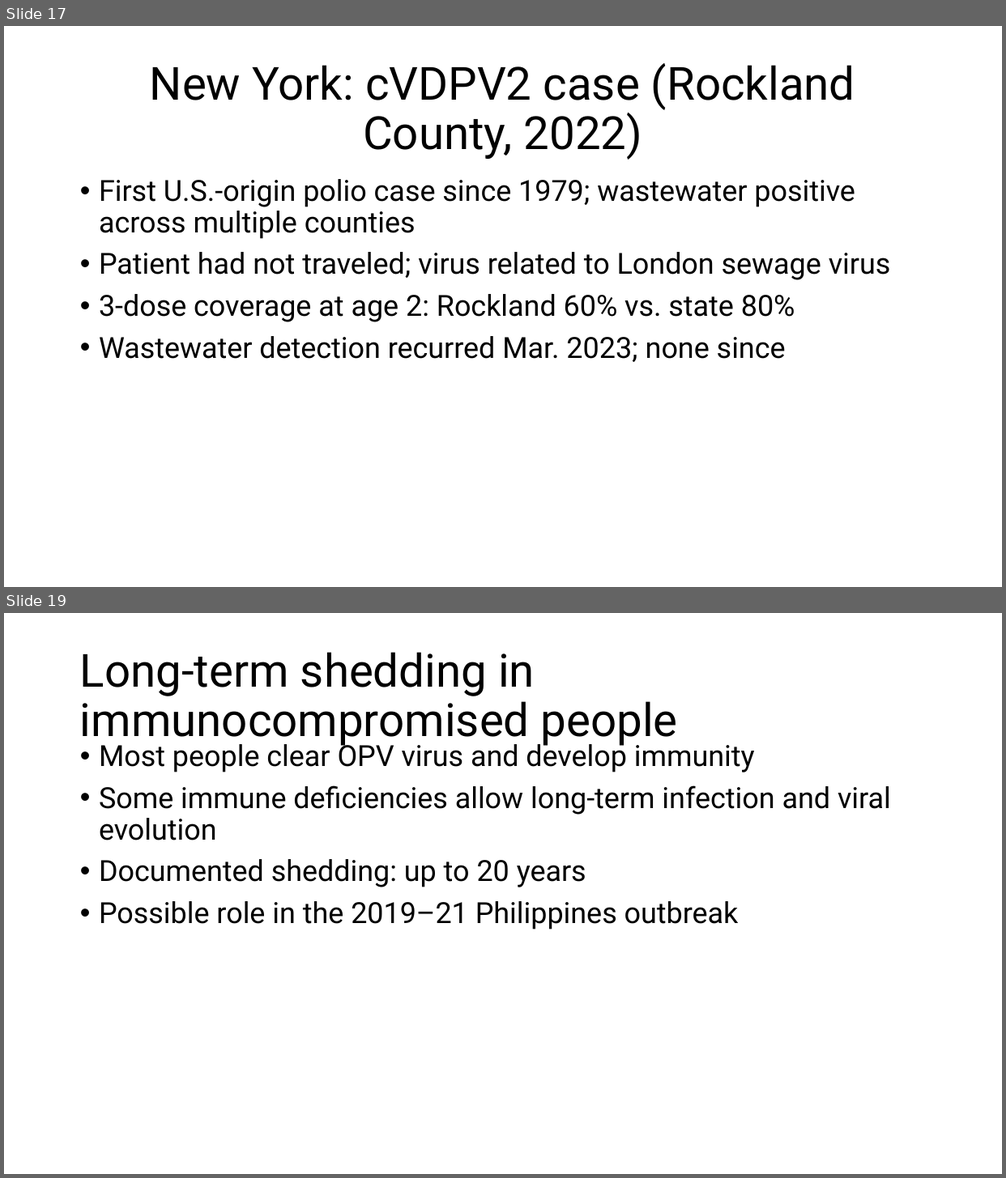
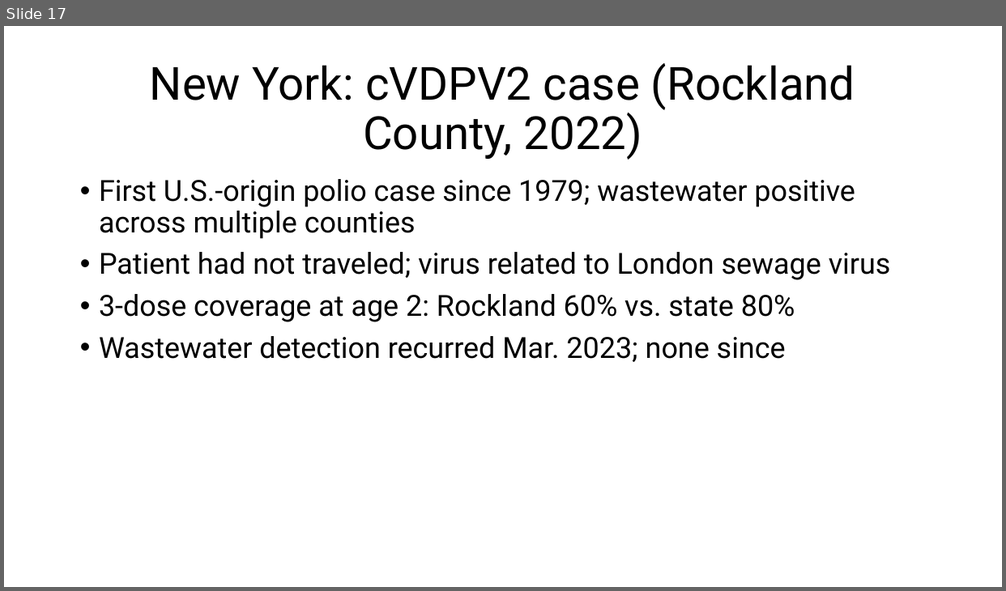
Before and after one commit to tstallins/tstallins.github.io, a slide deck: courses/261/politicalonline.pptx. Shown one above the other, each under a label of ours: slides 17 and 19 before the commit, slide 17 after it; the slides between them are not shown. The pictures are 1006x1178 and 1006x591 pixels, drawn with LibreOffice and Linux fonts; fonts in the diff are those of the drawing. Boxes give left, top, right and bottom in pixels: in the first picture for what was removed or moved away, otherwise in the second. Text is boxed around its words. In the diff, an @@ line names an element or a change of style, - is before the commit and + after.

```diff
--- a/courses/261/politicalonline.pptx
+++ b/courses/261/politicalonline.pptx
@@ slide 19 removed at [4, 613, 1002, 1174], background #FFFFFF @@
@@ title removed at [80, 652, 678, 747] @@
-Long-term shedding in immunocompromised people
@@ text removed at [99, 739, 891, 930] @@
-• Most people clear OPV virus and develop immunity
-• Some immune deficiencies allow long-term infection and viral evolution
-• Documented shedding: up to 20 years
-• Possible role in the 2019–21 Philippines outbreak
```
Also in this commit, not shown: 1 slide changed, 4 other slides removed.
